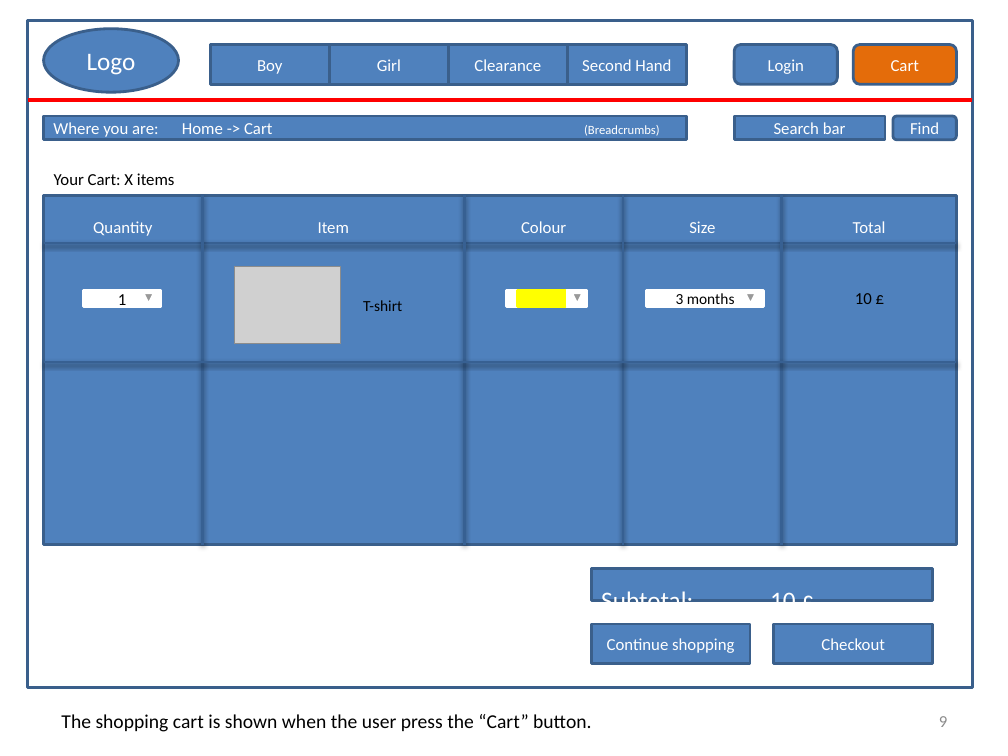
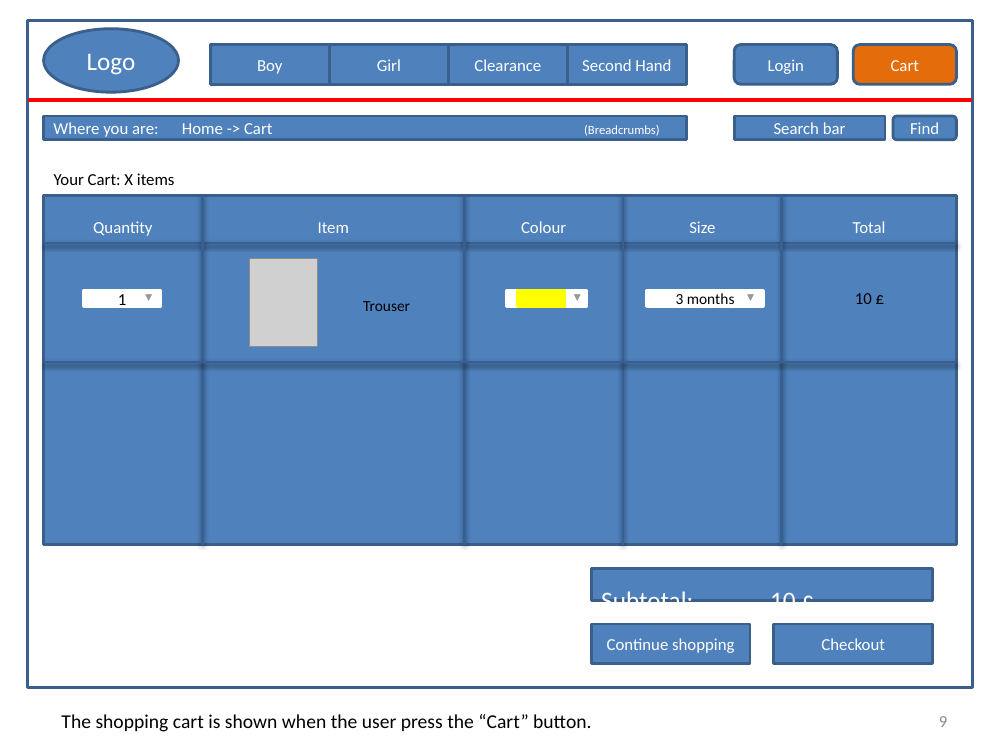
Before and after one commit to joanawelti/Human-Computer-Interaction-Project-AGIJ, a slide deck: slide 9 of Prototype/HCI_Prototype_2.pptx. Drawn at 1008x756 pixels with LibreOffice and Linux fonts; fonts in the diff are those of the drawing; grey boxes stand for pictures. Boxes give left, top, right and bottom in pixels: in the first picture for what was removed or moved away, otherwise in the second. Text is boxed around its words. In the diff, an @@ line names an element or a change of style, - is before the commit and + after.

```diff
--- a/Prototype/HCI_Prototype_2.pptx
+++ b/Prototype/HCI_Prototype_2.pptx
@@ picture: place and size @@
-picture at [234, 267, 341, 344]
+picture at [250, 259, 318, 347]
@@ text at [363, 301, 410, 311]: text changed @@
-T-shirt
+Trouser
```
Also in this commit, not shown: 5 other slides changed, 1 other file.
